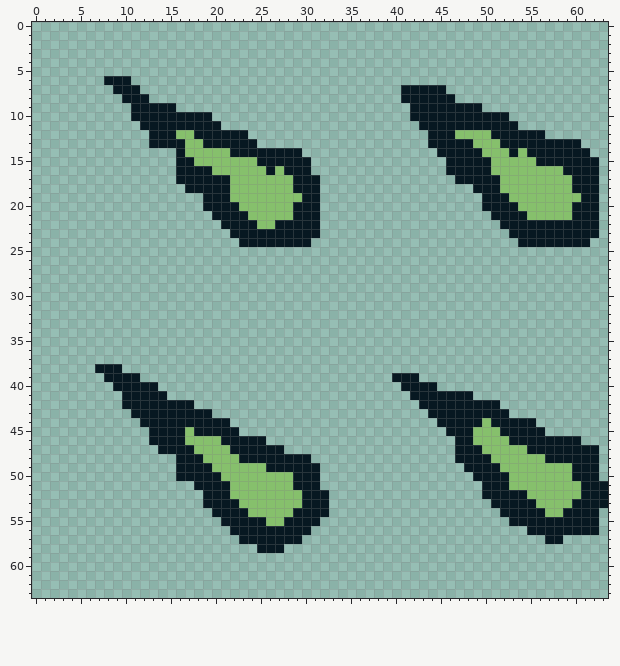
Two states of a pixel-art sprite, Cardiff Heritage Game Jam/assets/sprites/Fireball Right.png. The picture above is the old version.
The file is 64x64 pixels. The old version is drawn lined up with the new one.
Once edited:
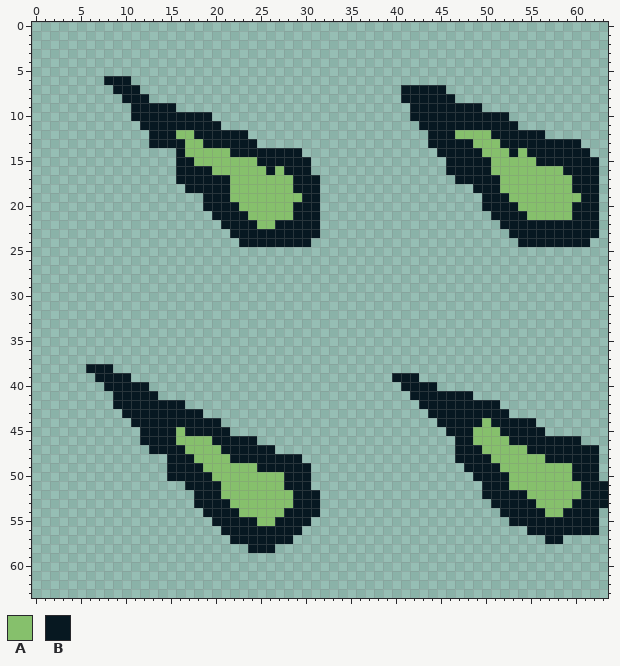
Palette (. is transparent): A #86c06c  B #071821
Diff:
whole drawing moved by +5,+0 (the old picture is shown already moved)
y 38: x 6 . -> B; x 9 B -> .
y 39: x 7 . -> B; x 11 B -> .
y 40: x 8 . -> B; x 13 B -> .
y 41: x 9 . -> B; x 14 B -> .
y 42: x 9 . -> B; x 17 B -> .
y 43: x 10 . -> B; x 19 B -> .
y 44: x 11 . -> B; x 21 B -> .
y 45: x 12 . -> B; x 16..17 BA -> AB; x 22 B -> .
y 46: x 12 . -> B; x 16 B -> A; x 20 A -> B; x 25 B -> .
y 47: x 13 . -> B; x 17 B -> A; x 21 A -> B; x 27 B -> .
y 48: x 15 . -> B; x 18 B -> A; x 22 A -> B; x 30 B -> .
y 49: x 15 . -> B; x 19 B -> A; x 25 A -> B; x 31 B -> .
y 50: x 15 . -> B; x 20 B -> A; x 28 A -> B; x 31 B -> .
y 51: x 17 . -> B; x 21 B -> A; x 28 A -> B; x 31 B -> .
y 52: x 18 . -> B; x 21 B -> A; x 29 A -> B; x 32 B -> .
y 53: x 18 . -> B; x 22 B -> A; x 29 A -> B; x 32 B -> .
y 54: x 19 . -> B; x 23 B -> A; x 28 A -> B; x 32 B -> .
y 55: x 20 . -> B; x 25 B -> A; x 27 A -> B; x 31 B -> .
y 56: x 21 . -> B; x 30 B -> .
y 57: x 22 . -> B; x 29 B -> .
y 58: x 24 . -> B; x 27 B -> .
Where, in picture pixels (left, top, right, bottom), the same in both pictures:
changed: (86, 364, 329, 553)
